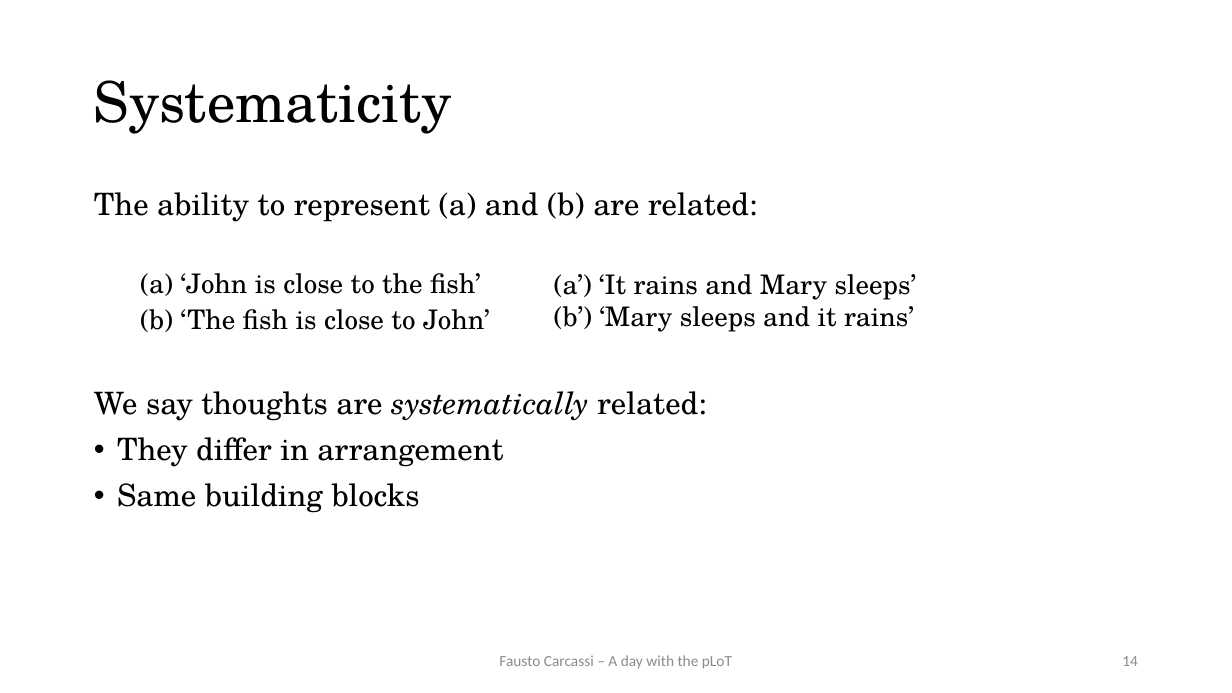
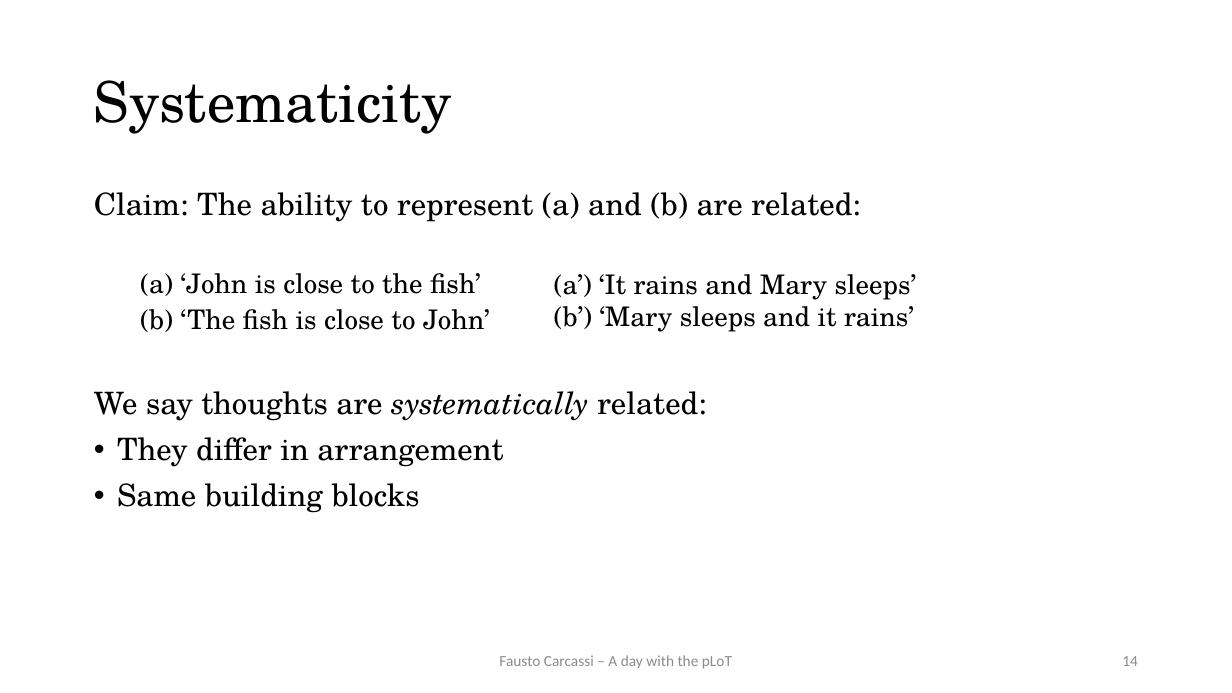
Before and after one commit to thelogicalgrammar/pLoT_workshop, a slide deck: slide 14 of book/lectures/1.pptx. Drawn at 1232x693 pixels with LibreOffice and Linux fonts; fonts in the diff are those of the drawing. Boxes give left, top, right and bottom in pixels: in the first picture for what was removed or moved away, otherwise in the second. Text is boxed around its words. In the diff, an @@ line names an element or a change of style, - is before the commit and + after.

```diff
--- a/book/lectures/1.pptx
+++ b/book/lectures/1.pptx
@@ text at (94, 192, 861, 222): text changed @@
-The ability to represent (a) and (b) are related:
+Claim: The ability to represent (a) and (b) are related:
```
Also in this commit, not shown: 5 other slides changed, 1 slide added, 8 other files.
